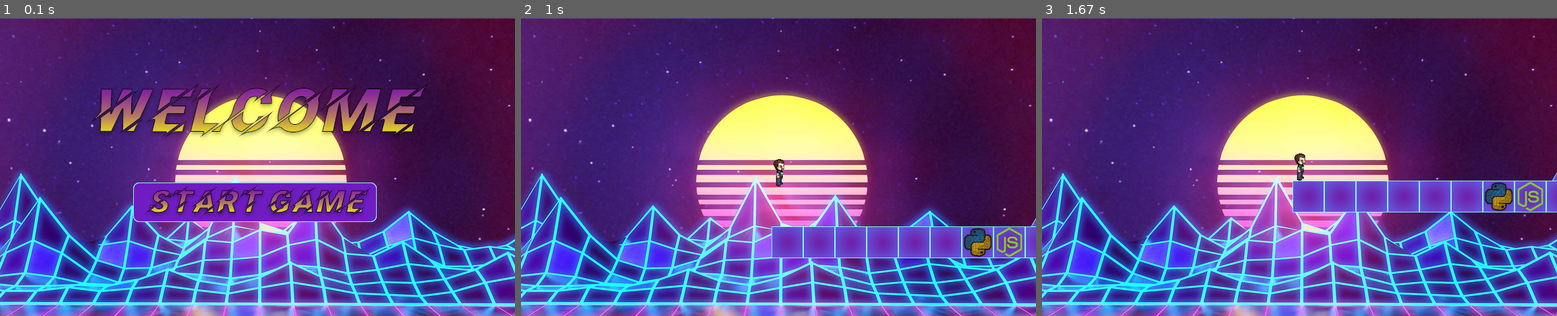
Above: before the commit, frames 1-3 (left to right).
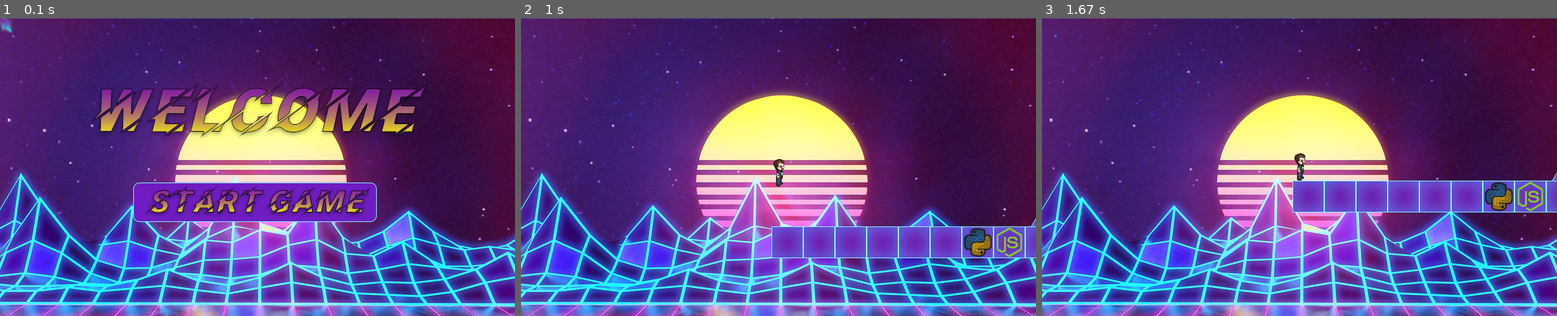
Above: after the commit, the same moments.

Repository: ftelnov/PyGameProject
Game: pygame game, started from main.py
Same seed, same stepped clock (60 frames per second), same inputs: the game is played once before the commit and once after it.
Inputs (mouse positions are in pixels of both pictures, inside the frame that each line leads up to):
- Up to frame 1 (0.1 s): no input
- Up to frame 2 (1 s): press the mouse at (773, 202) at 0.37 s; move the mouse to (696, 161) at 0.47 s; release the mouse at (618, 122) at 0.6 s; tap Space at 0.67 s
- Up to frame 3 (1.67 s): no input

The runs differ from the first frame. In frame 1, 0.1% of the frame differs, in the area x 0-74%, y 0-69%; in frame 2, nothing differs; in frame 3, nothing differs.

Commit message:
Добавил музыкальное сопровождение, изменил курсор в игре. Заливаю в пост-релизную версию

Diff:
--- a/Classes.py
+++ b/Classes.py
@@ -182,7 +182,6 @@
         #  если пересекаемся с опасным блоком
         if pygame.sprite.spritecollide(self, self.dangerous_group, False):
             self.alive = False  # убиваем персонажа
-            Player.play_die_song()  # отыгрываем мелодию смерти
 
         # Проверяем, на земле ли персонаж
         if self.onEarth:
@@ -273,7 +272,6 @@
                 self.image = PLAYER_IMAGES['stay-left']
         if self.maximumHeight < 0:
             self.alive = 0
-            Player.play_die_song()
         events.clear()
 
     #  узнаем конечную ширину и высоту поля
@@ -318,9 +316,3 @@
         while not pygame.sprite.spritecollide(self, self.warning_group, False):
             self.rect.y += 1
         self.rect.y -= 1
-
-    # мелодия смерти
-    @staticmethod
-    def play_die_song():
-        pygame.mixer.music.load("data/music/damage.wav")
-        pygame.mixer.music.play()
--- a/Constants.py
+++ b/Constants.py
@@ -13,6 +13,7 @@
 FON_WITHOUT_BUTTONS = load_image('fons/fon-without-buttons.png')  # фон без кнопок для самой игры
 ICON = load_image('icons/icon.png')  # иконка приложения
 NAME = 'CodeRunner'  # имя приложения
+CURSOR = load_image('cursor/cursor.png')
 
 # размеры блоков
 TILE_WIDTH = TILE_HEIGHT = 50
--- a/main.py
+++ b/main.py
@@ -10,11 +10,23 @@
 tiles_group = pygame.sprite.Group()  # препятсвия
 player_group = pygame.sprite.Group()  # группа игрока
 clone_group = pygame.sprite.Group()  # группа клон-блоков
+cursor_group = pygame.sprite.Group()  # группа курсора
 
 screen = pygame.display.set_mode(SIZE)  # главный surface
 pygame.display.set_icon(ICON)  # устанавливаем иконку
 pygame.display.set_caption(NAME)  # устанавливаем имя
 pygame.display.flip()  # отображаем начальный экран
+cursor = pygame.sprite.Sprite()  # изменяем курсор
+cursor.image = CURSOR  # устанавливаем ему изображение
+cursor.rect = cursor.image.get_rect()  # подгоняем размер
+cursor_group.add(cursor)  # добавляем в группу всех спрайтов
+
+#  грузим фоновую музыку
+pygame.mixer.music.load("data/music/background.mp3")
+pygame.mixer.music.set_volume(0.2)
+pygame.mixer.music.play(-1, 0.0)
+
+
 clock = pygame.time.Clock()  # контроль времени в pygame
 levels = get_levels()  # получили все уровни
 level_index = 0  # переменная, показывающая, на каком уровне мы сейчас находимся
@@ -33,7 +45,7 @@
     fon = pygame.transform.scale(FON, (WIDTH, HEIGHT))  # фон заставки
     buttons_group = pygame.sprite.Group()
     start_game_button = Button(buttons_group, 200, 250, BUTTON_IMAGES['start-game'])
-    screen.blit(fon, (0, 0))  # грузим фон
+
     start_running = True  # флаг заставки
 
     while start_running:  # основной цикл заставки
@@ -43,7 +55,14 @@
             elif event.type == pygame.MOUSEBUTTONDOWN:
                 if start_game_button.rect.collidepoint(event.pos):
                     start_running = False
+            elif event.type == pygame.MOUSEMOTION:
+                cursor.rect.x = event.pos[0]
+                cursor.rect.y = event.pos[1]
+        screen.blit(fon, (0, 0))  # грузим фон
         buttons_group.draw(screen)
+        if pygame.mouse.get_focused():
+            cursor_group.draw(screen)
+            pygame.mouse.set_visible(0)
         pygame.display.flip()
         clock.tick(FPS)
 
@@ -75,8 +94,15 @@
         for event in pygame.event.get():
             if event.type == pygame.QUIT:
                 terminate()
-            if event.type == pygame.KEYDOWN or event.type == pygame.KEYUP:
+
+            elif event.type == pygame.KEYDOWN or event.type == pygame.KEYUP:
+                if event.key == 27:
+                    terminate()
                 events.append(event)
+
+            elif event.type == pygame.MOUSEMOTION:
+                cursor.rect.x = event.pos[0]
+                cursor.rect.y = event.pos[1]
         screen.blit(FON_WITHOUT_BUTTONS, (0, 0))
 
         # обновляем положение камеры и всех спрайтов
@@ -104,6 +130,11 @@
             break
         # очищаем список событий
         events.clear()
+
+        # убираем стандартный курсор
+        if pygame.mouse.get_focused():
+            pygame.mouse.set_visible(0)
+
         pygame.display.flip()
         clock.tick(FPS)
     if level_index > len(levels) - 1:
@@ -119,7 +150,6 @@
     buttons_group = pygame.sprite.Group()  # группа кнопок
     new_game_button = Button(buttons_group, 200, 350, BUTTON_IMAGES['new-game'])  # кнопка начала игры
     continue_game_button = Button(buttons_group, 200, 250, BUTTON_IMAGES['continue-game'])  # кнопка продолжения игры
-    screen.blit(fon, (0, 0))
     die_running = True
     while die_running:
         for event in pygame.event.get():
@@ -132,7 +162,21 @@
                 if continue_game_button.rect.collidepoint(event.pos):
                     die_running = False
                     state = 0
+            elif event.type == pygame.MOUSEMOTION:
+                cursor.rect.x = event.pos[0]
+                cursor.rect.y = event.pos[1]
+
+            elif event.type == pygame.KEYDOWN and event.key == 27:
+                terminate()
+
+        screen.blit(fon, (0, 0))
+
         buttons_group.draw(screen)
+
+        # убираем стандартный курсор
+        if pygame.mouse.get_focused():
+            cursor_group.draw(screen)
+            pygame.mouse.set_visible(0)
         pygame.display.flip()
         clock.tick(FPS)
     if not state:
@@ -146,7 +190,6 @@
     fon = pygame.transform.scale(FINISH_GAME, (WIDTH, HEIGHT))  # грузим фон
     buttons_group = pygame.sprite.Group()  # все кнопки
     github_button = Button(buttons_group, 415, 395, BUTTON_IMAGES['github'])  # гитхаб кнопка
-    screen.blit(fon, (0, 0))
     finish_game = True  # флаг текущего фона
     while finish_game:
         for event in pygame.event.get():
@@ -159,7 +202,18 @@
                 finish_game = False
                 terminate()
 
+            elif event.type == pygame.MOUSEMOTION:
+                cursor.rect.x = event.pos[0]
+                cursor.rect.y = event.pos[1]
+        screen.blit(fon, (0, 0))
+
         buttons_group.draw(screen)
+
+        # убираем стандартный курсор
+        if pygame.mouse.get_focused():
+            cursor_group.draw(screen)
+            pygame.mouse.set_visible(0)
+
         pygame.display.flip()
         clock.tick(FPS)
     start_screen()
Binary file added: data/png/cursor/cursor.png
Not shown, added: data/music/background.mp3
Not shown, added: data/psd/cursor.psd
